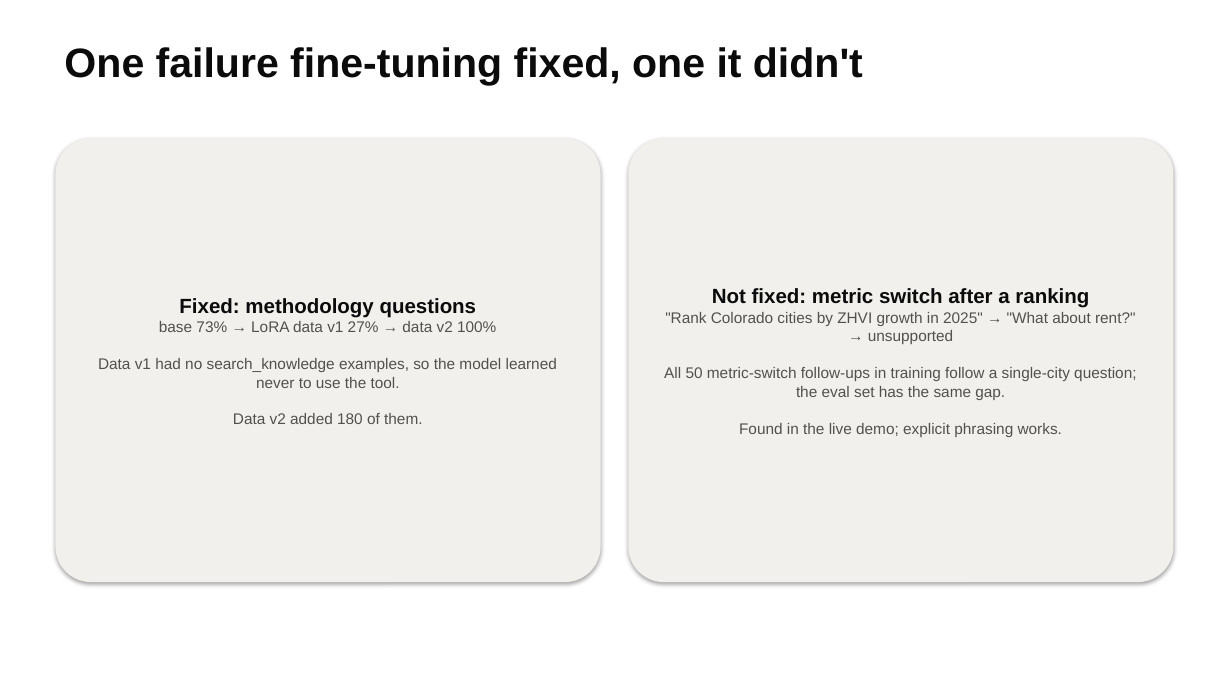
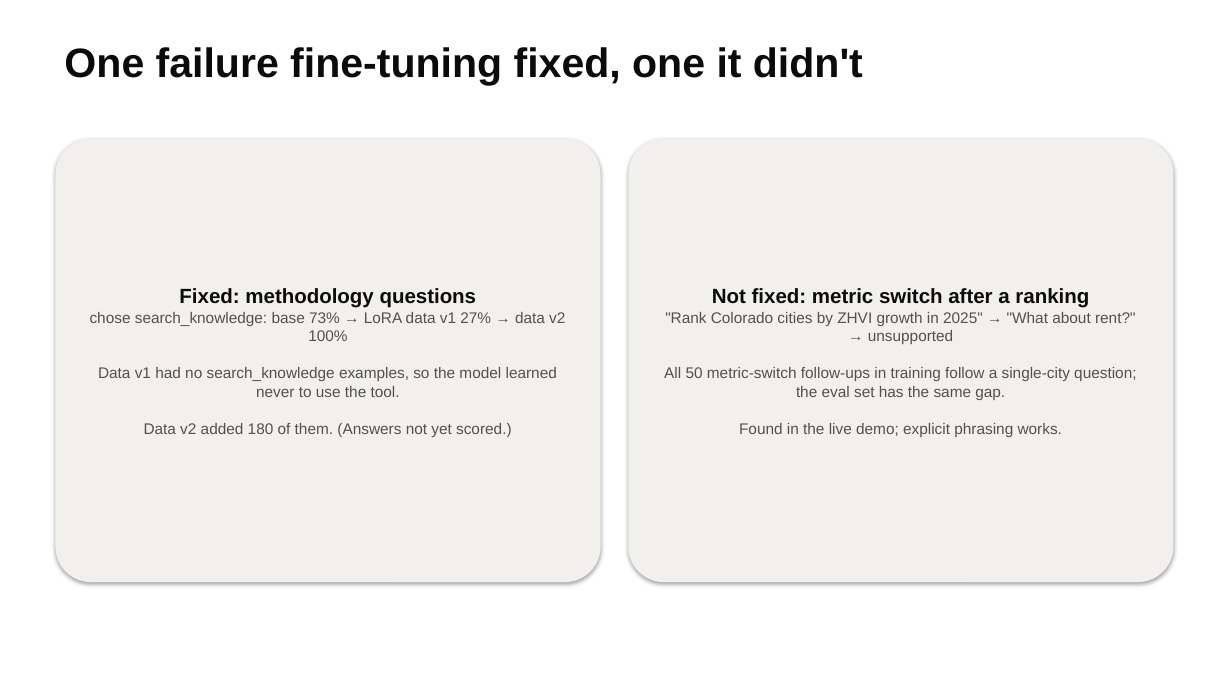
Before and after one commit to weimiao67/llm-class-final, a slide deck: slide 12 of docs/slides/housing-analyst.pptx. Drawn at 1232x693 pixels with LibreOffice and Linux fonts; fonts in the diff are those of the drawing. Boxes give left, top, right and bottom in pixels: in the first picture for what was removed or moved away, otherwise in the second. Text is boxed around its words. In the diff, an @@ line names an element or a change of style, - is before the commit and + after.

```diff
--- a/docs/slides/housing-analyst.pptx
+++ b/docs/slides/housing-analyst.pptx
@@ text in rounded rectangle at (90, 312, 565, 437): text changed @@
-base 73% → LoRA data v1 27% → data v2 100%
-Data v1 had no search_knowledge examples, so the model learned never to use the tool.
-Data v2 added 180 of them.
+chose search_knowledge: base 73% → LoRA data v1 27% → data v2 100%
+Data v1 had no search_knowledge examples, so the model learned never to use the tool.
+Data v2 added 180 of them. (Answers not yet scored.)
```
Also in this commit, not shown: 1 other slide changed, 3 other files.
